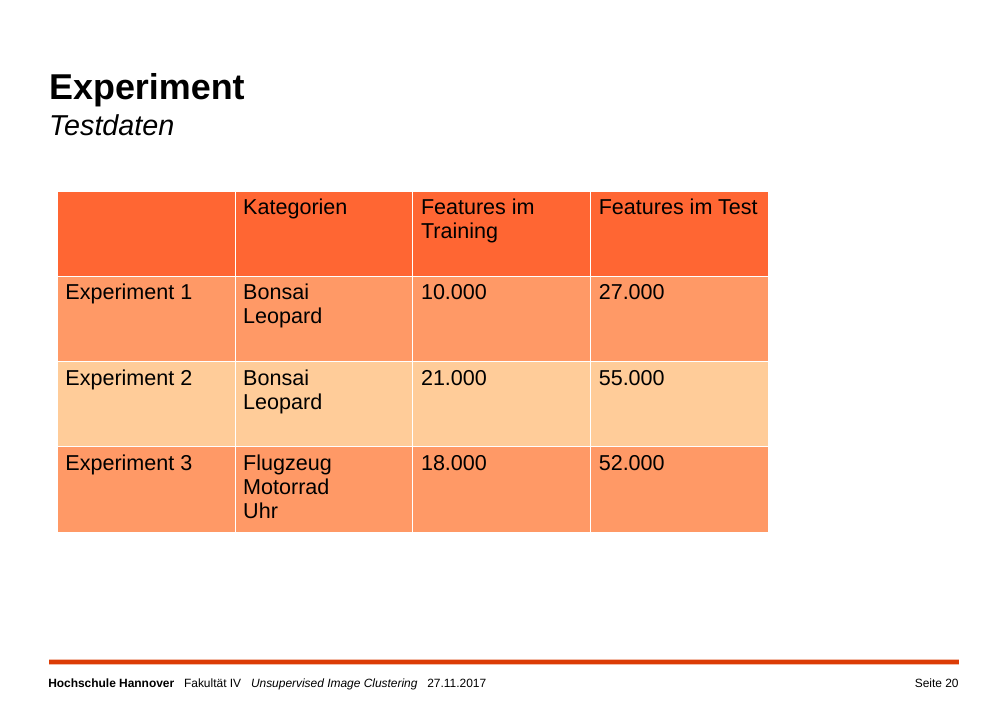
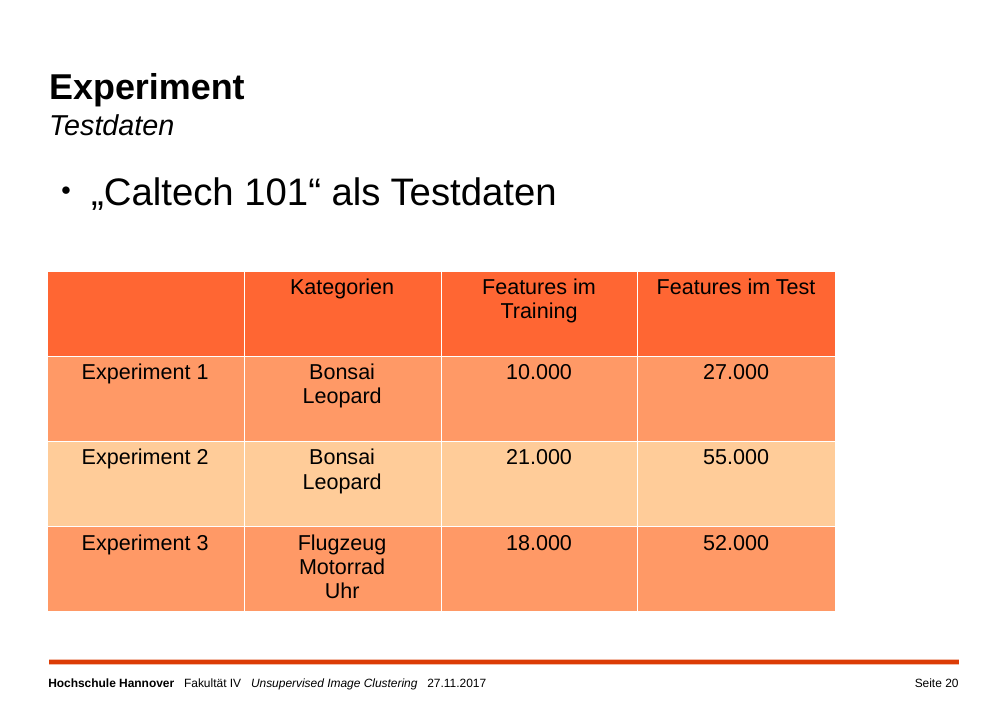
Before and after one commit to a-cl/ma-thesis, a slide deck: slide 20 of kolloquim.pptx. Drawn at 1008x713 pixels with LibreOffice and Linux fonts; fonts in the diff are those of the drawing; background and template pictures are left out. Boxes give left, top, right and bottom in pixels: in the first picture for what was removed or moved away, otherwise in the second. Text is boxed around its words. In the diff, an @@ line names an element or a change of style, - is before the commit and + after.

```diff
--- a/kolloquim.pptx
+++ b/kolloquim.pptx
@@ text added at bbox=[91, 177, 557, 210], 32 pt, text #000000 @@
+● „Caltech 101“ als Testdaten
@@ table at bbox=[47, 271, 834, 611] @@
@@ alignment left to centre @@
@@ table: place and size @@
-table at bbox=[57, 191, 768, 531]
+table at bbox=[47, 271, 834, 611]
```
Also in this commit, not shown: 4 other slides changed, 1 slide added, 1 slide removed.
